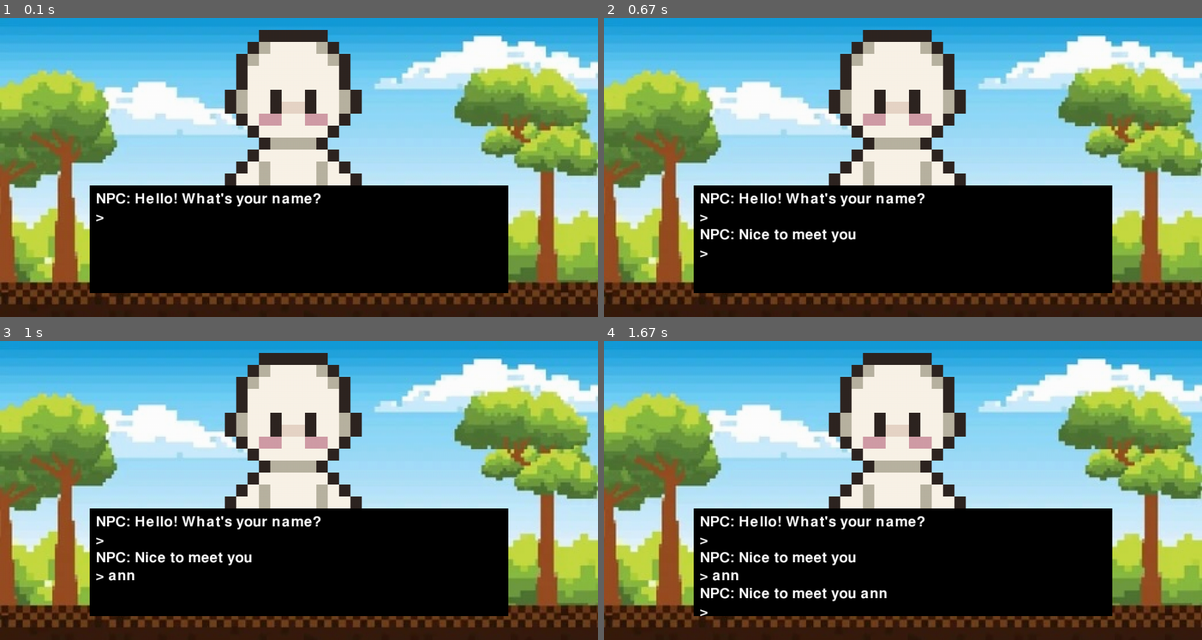
Above: before the commit, frames 1-4 (two rows, left to right).
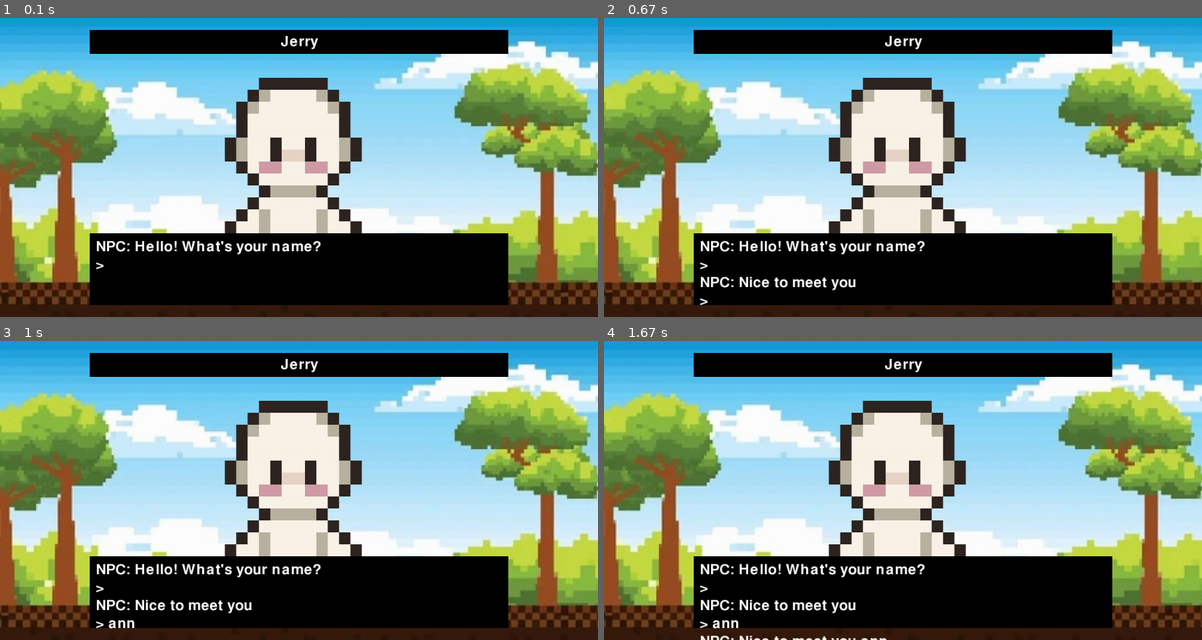
Above: after the commit, the same moments.

Repository: zechby/Decoded-2026-Workshop-Demo
Game: pygame game, started from demo.py
Same seed, same stepped clock (60 frames per second), same inputs: the game is played once before the commit and once after it.
Inputs:
- Up to frame 1 (0.1 s): no input
- Up to frame 2 (0.67 s): tap Enter at 0.33 s
- Up to frame 3 (1 s): type "ann" at 0.67 s
- Up to frame 4 (1.67 s): tap Enter at 1 s

The runs differ from the first frame. In frame 1, 27% of the frame differs, in the area x 15-85%, y 4-96%; in frame 2, 28%; in frame 3, 28%; in frame 4, 29%, in the area x 15-85%, y 4-100%.

Commit message:
add name box banner at top

Diff:
--- a/demo.py
+++ b/demo.py
@@ -17,13 +17,17 @@
 
 # positioning UI; rect objects; centering objects
 # chatbox
-chat_panel = pygame.Rect(0, 0, 700, 180)
+chat_panel = pygame.Rect(0, 0, 700, 120)
 chat_panel.centerx = screen.get_width() // 2
-chat_panel.bottom = screen.get_height() - 40
+chat_panel.bottom = screen.get_height() - 20
 # npc repositioning
 npc_rect = npc.get_rect()
 npc_rect.centerx = screen.get_width() // 2
 npc_rect.bottom = chat_panel.y + 100
+# namebox
+name_panel = pygame.Rect(0, 0, chat_panel.width, 40)
+name_panel.centerx = screen.get_width() // 2
+name_panel.top = 20
 
 # define colours, font, and clock
 black = (0, 0, 0)
@@ -66,6 +70,12 @@
     screen.blit(background, (0,0))
     # npc
     screen.blit(npc, npc_rect)
+    # npc name box
+    pygame.draw.rect(screen, black, name_panel)
+    npc_name = "Jerry"
+    name_surface = font.render(npc_name, True, white)
+    name_rect = name_surface.get_rect(center=name_panel.center)
+    screen.blit(name_surface, name_rect)
     # chat box
     pygame.draw.rect(screen, black, chat_panel)
     # dialogue
@@ -77,14 +87,6 @@
     # player input (dynamic text)
     input_surface = font.render("> " + player_input, True, white)
     screen.blit(input_surface, (chat_panel.x + 10, y))
-    # sprite name box
-    npc_name = "Jerry"
-    name_surface = font.render(npc_name, True, (200, 200, 200))
-    name_rect = name_surface.get_rect()
-    name_rect.centerx = npc_rect.centerx
-    name_rect.bottom = npc_rect.top - 5
-    pygame.draw.rect(screen, black, name_rect.inflate(10,4))
-    screen.blit(name_surface, name_rect)
 
     # 3. updating the screen
     pygame.display.flip()
